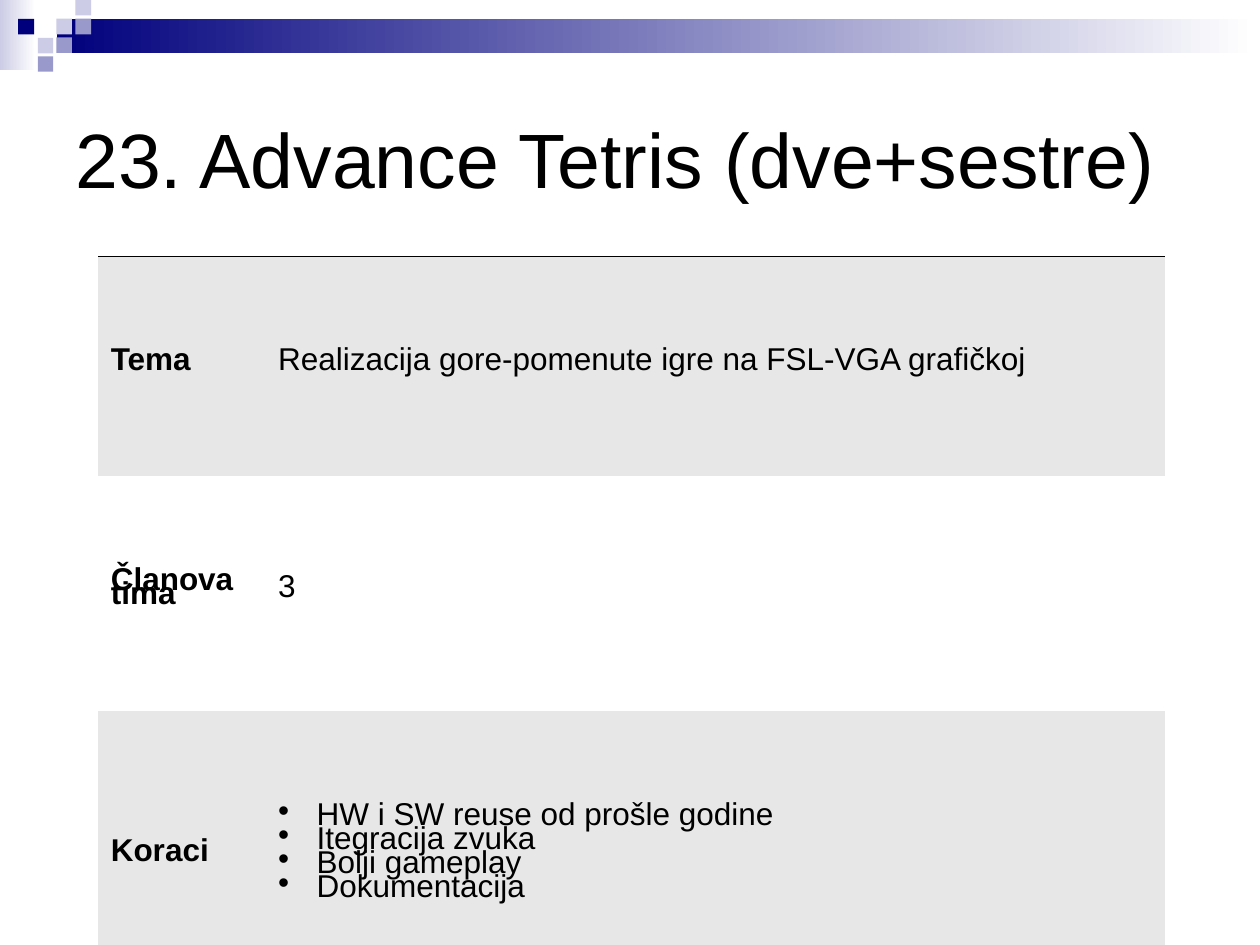
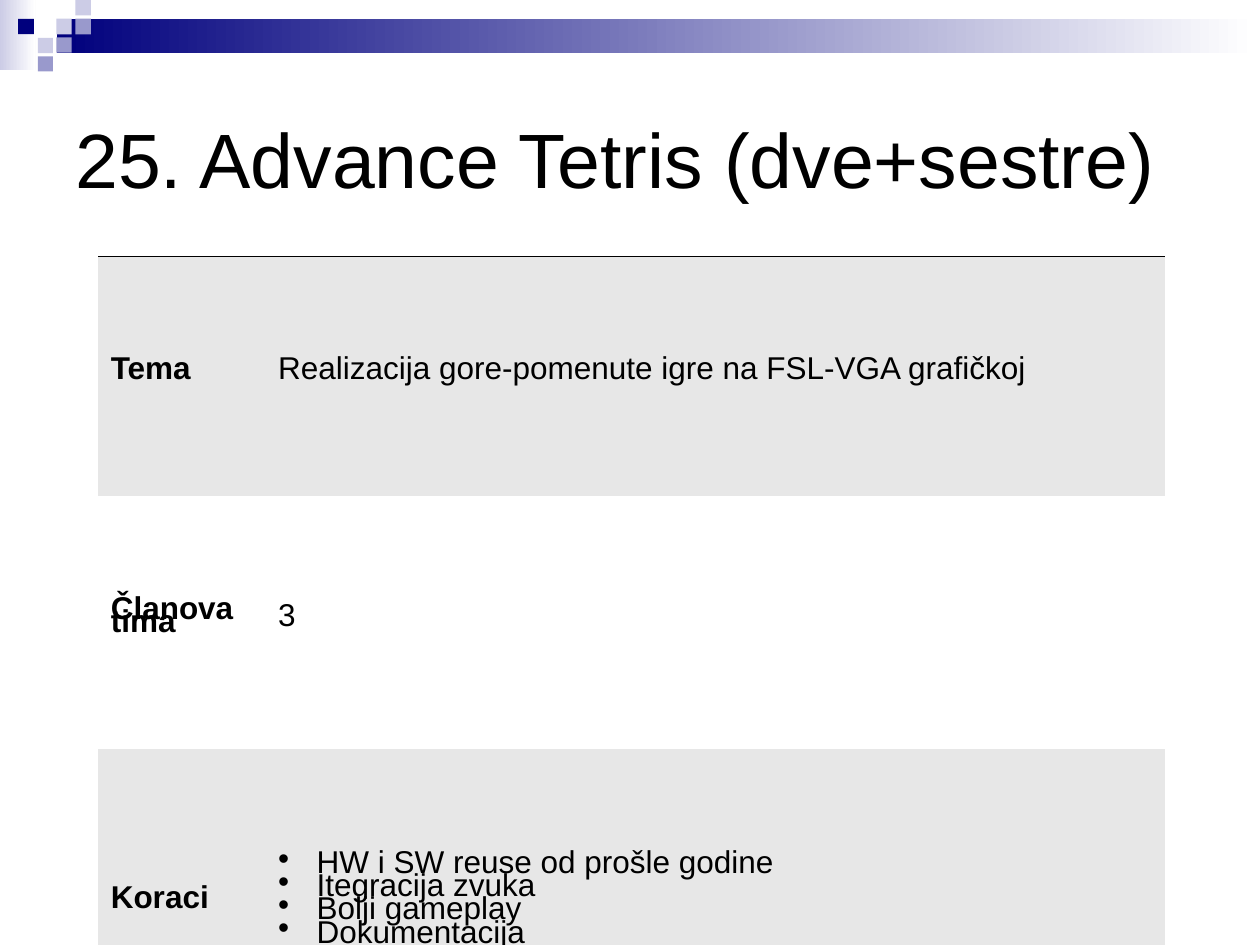
Before and after one commit to stefankoncarevic/projects_2018, a slide deck: slide 27 of LPRS2_projekti.ppt (slide 25 before the commit). Drawn at 1260x945 pixels with LibreOffice and Linux fonts; fonts in the diff are those of the drawing. Boxes give left, top, right and bottom in pixels: in the first picture for what was removed or moved away, otherwise in the second. Text is boxed around its words. In the diff, an @@ line names an element or a change of style, - is before the commit and + after.

```diff
--- a/LPRS2_projekti.ppt
+++ b/LPRS2_projekti.ppt
@@ text at bbox=[75, 132, 1154, 203]: text changed @@
-23. Advance Tetris (dve+sestre)
+25. Advance Tetris (dve+sestre)
@@ table at bbox=[98, 256, 1165, 945] @@
@@ line spacing 0.38 to 0.36 @@
```
Also in this commit, not shown: 24 other slides changed, 2 slides added, 1 other file.
